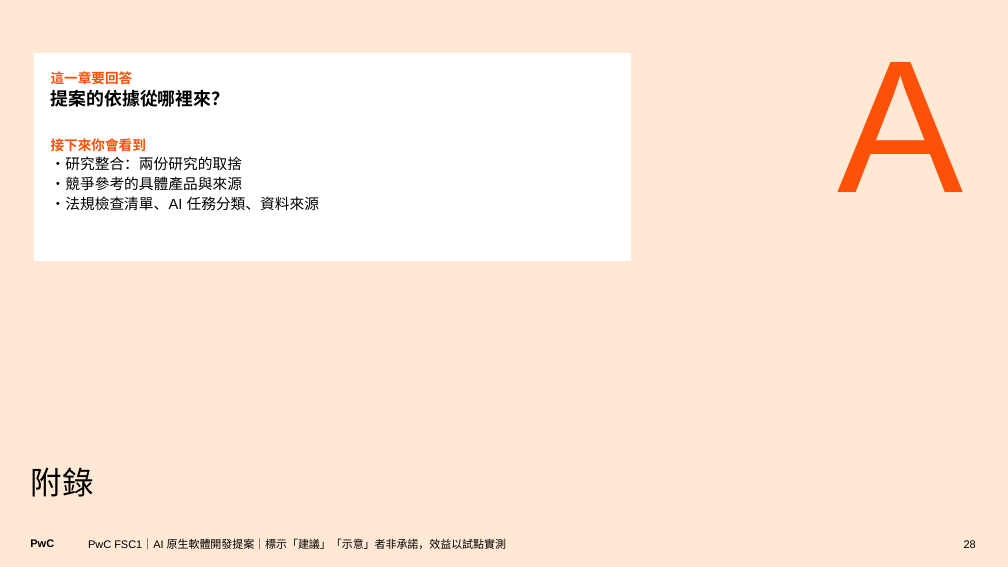
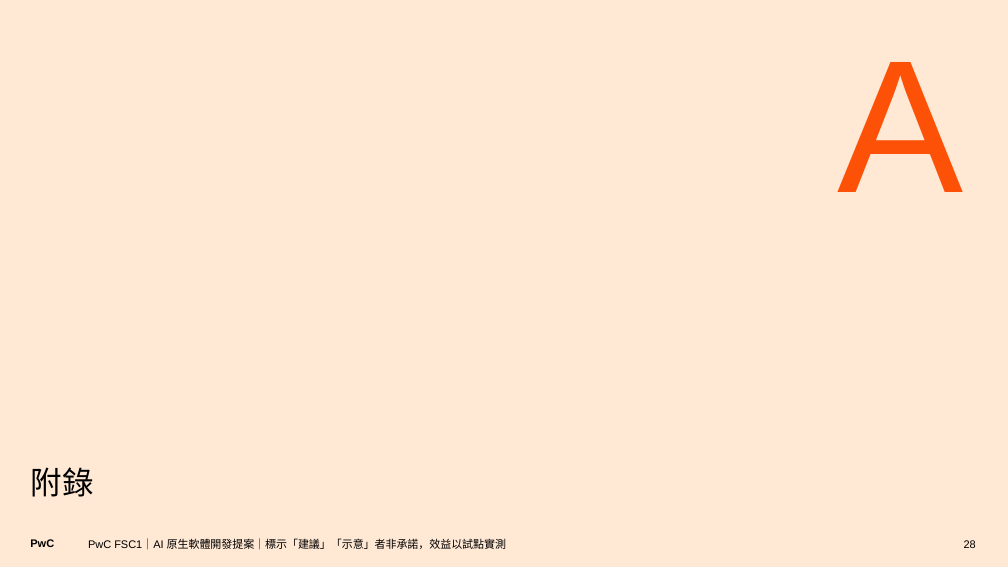
Before and after one commit to Robshao/PwC_FSC1, a slide deck: slide 28 of research/ai-native-sdlc/AI原生軟體開發_合夥人提案簡報.pptx. Drawn at 1008x567 pixels with LibreOffice and Linux fonts; fonts in the diff are those of the drawing. Boxes give left, top, right and bottom in pixels: in the first picture for what was removed or moved away, otherwise in the second. Text is boxed around its words. In the diff, an @@ line names an element or a change of style, - is before the commit and + after.

```diff
--- a/research/ai-native-sdlc/AI原生軟體開發_合夥人提案簡報.pptx
+++ b/research/ai-native-sdlc/AI原生軟體開發_合夥人提案簡報.pptx
@@ rectangle removed at box(34, 53, 631, 261) @@
-這一章要回答
-提案的依據從哪裡來？
-接下來你會看到
-・研究整合：兩份研究的取捨
-・競爭參考的具體產品與來源
-・法規檢查清單、AI 任務分類、資料來源
```
Also in this commit, not shown: 5 other slides changed, 2 other files.
